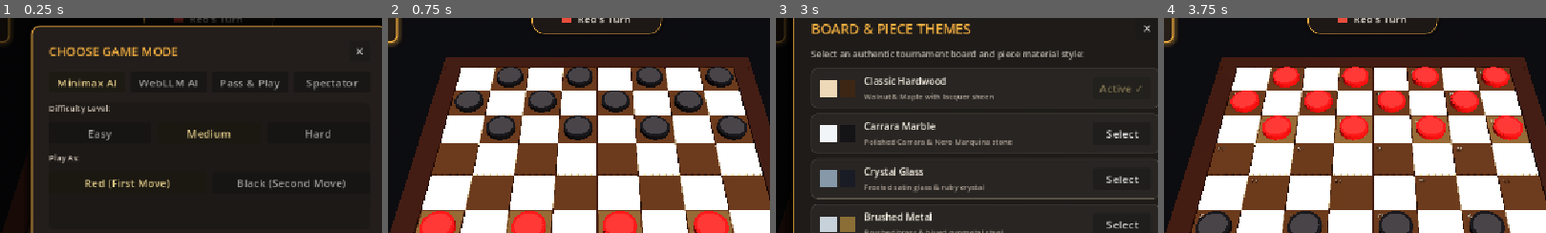
Above: before the commit, frames 1-4 (left to right).
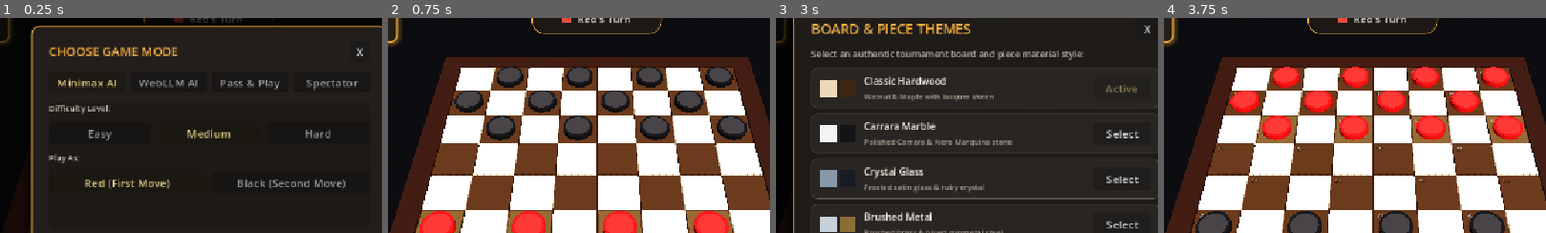
Above: after the commit, the same moments.

Repository: jpeckenpaugh/chk-livive-net
Game: Godot game, scene res://scenes/main.tscn
Same seed, same stepped clock (60 frames per second), same inputs: the game is played once before the commit and once after it.
Inputs:
- Up to frame 1 (0.25 s): no input
- Up to frame 2 (0.75 s): click "✕" (after the commit: "X") at 0.5 s
- Up to frame 3 (3 s): click "Flip" at 1.25 s; click "Notation" at 2 s; click "Theme" at 2.75 s
- Up to frame 4 (3.75 s): click "Done" at 3.5 s
The pictures show only the part of the screen within x 23-73%, y 15-65%; the shares and areas given below are measured in that part.

The runs differ from the first frame. In frame 1, less than 0.1% of the frame differs, in the area x 93-95%, y 13-18%; in frame 2, nothing differs; in frame 3, 0.2%, in the area x 84-98%, y 3-35%; in frame 4, nothing differs.

Commit message:
fix(godot): eliminate all unicode symbols and missing glyph hex boxes across HUD and modals

Diff:
--- a/godot_project/scenes/hud.tscn
+++ b/godot_project/scenes/hud.tscn
@@ -329,7 +329,7 @@
 layout_mode = 2
 theme_override_colors/font_color = Color(0.96, 0.69, 0.25, 1)
 theme_override_font_sizes/font_size = 12
-text = "BANTER ▼"
+text = "BANTER"
 
 [node name="TextLabel" type="Label" parent="BanterContainer/SpeechBubbleRed/Margin/VBox"]
 layout_mode = 2
@@ -367,7 +367,7 @@
 layout_mode = 2
 theme_override_colors/font_color = Color(0.96, 0.69, 0.25, 1)
 theme_override_font_sizes/font_size = 12
-text = "BANTER ▼"
+text = "BANTER"
 horizontal_alignment = 2
 
 [node name="TextLabel" type="Label" parent="BanterContainer/SpeechBubbleBlack/Margin/VBox"]
--- a/godot_project/scenes/mode_select.tscn
+++ b/godot_project/scenes/mode_select.tscn
@@ -90,7 +90,7 @@
 [node name="BtnClose" type="Button" parent="Backdrop/Dialog/Margin/VBox/Header"]
 custom_minimum_size = Vector2(30, 30)
 layout_mode = 2
-text = "✕"
+text = "X"
 
 [node name="TabButtons" type="HBoxContainer" parent="Backdrop/Dialog/Margin/VBox"]
 layout_mode = 2
--- a/godot_project/scenes/theme_modal.tscn
+++ b/godot_project/scenes/theme_modal.tscn
@@ -120,7 +120,7 @@
 [node name="BtnClose" type="Button" parent="Backdrop/Dialog/Margin/VBox/Header"]
 custom_minimum_size = Vector2(36, 32)
 layout_mode = 2
-text = "✕"
+text = "X"
 
 [node name="Subtitle" type="Label" parent="Backdrop/Dialog/Margin/VBox"]
 layout_mode = 2
--- a/godot_project/scripts/hud_view.gd
+++ b/godot_project/scripts/hud_view.gd
@@ -259,31 +259,27 @@
 			style.border_width_bottom = 1
 			style.shadow_size = 0
 
-## Strips raw unicode emojis from text to avoid missing glyph hex boxes
+## Strips all raw unicode emojis and missing-glyph symbols to ensure clean text rendering
 func _clean_display_text(raw_text: String) -> String:
 	var cleaned: String = raw_text
-	# Remove known persona emojis and common symbol brackets
-	cleaned = cleaned.replace("(🧐)", "")
-	cleaned = cleaned.replace("(🏴‍☠️)", "")
-	cleaned = cleaned.replace("(🤖)", "")
-	cleaned = cleaned.replace("(⚡)", "")
-	cleaned = cleaned.replace("(👵)", "")
-	cleaned = cleaned.replace("(⚙️)", "")
-	cleaned = cleaned.replace("(🔴)", "")
-	cleaned = cleaned.replace("(⚫)", "")
-	cleaned = cleaned.replace("🧐", "")
-	cleaned = cleaned.replace("🏴‍☠️", "")
-	cleaned = cleaned.replace("🤖", "")
-	cleaned = cleaned.replace("⚡", "")
-	cleaned = cleaned.replace("👵", "")
-	cleaned = cleaned.replace("⚙️", "")
-	cleaned = cleaned.replace("🔴", "")
-	cleaned = cleaned.replace("⚫", "")
-	cleaned = cleaned.replace("💬", "")
-	cleaned = cleaned.replace("👑", "")
-	cleaned = cleaned.replace("⚠️", "")
-	cleaned = cleaned.replace("🏆", "")
-	return cleaned.strip_edges()
+	for emoji in ["(🧐)", "(🏴‍☠️)", "(🤖)", "(⚡)", "(👵)", "(⚙️)", "(🔴)", "(⚫)"]:
+		cleaned = cleaned.replace(emoji, "")
+
+	var result: String = ""
+	for i in range(cleaned.length()):
+		var c: String = cleaned[i]
+		var code: int = c.unicode_at(0)
+		# Allow printable ASCII (32 to 126) and newline (10)
+		if (code >= 32 and code <= 126) or code == 10:
+			result += c
+		elif code == 8217 or code == 8216:
+			result += "'"
+		elif code == 8220 or code == 8221:
+			result += '"'
+		elif code == 8211 or code == 8212:
+			result += "-"
+
+	return result.strip_edges()
 
 func _on_player_info_updated(color: int, info: Dictionary) -> void:
 	var raw_name: String = info.get("name", "")
--- a/godot_project/scripts/theme_modal_view.gd
+++ b/godot_project/scripts/theme_modal_view.gd
@@ -92,7 +92,7 @@
 			st.shadow_size = 0
 
 	if is_active:
-		btn.text = "Active ✓"
+		btn.text = "Active"
 		btn.disabled = true
 		btn.modulate = Color(1.0, 0.9, 0.6, 1.0)
 	else:
